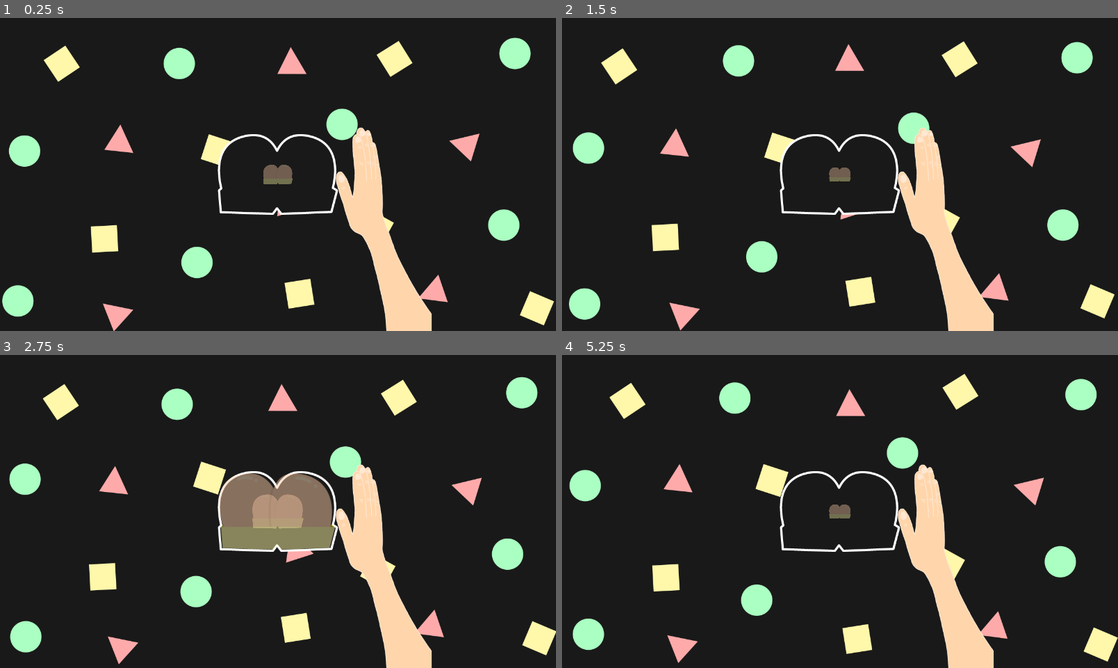
Above: before the commit, frames 1-4 (two rows, left to right).
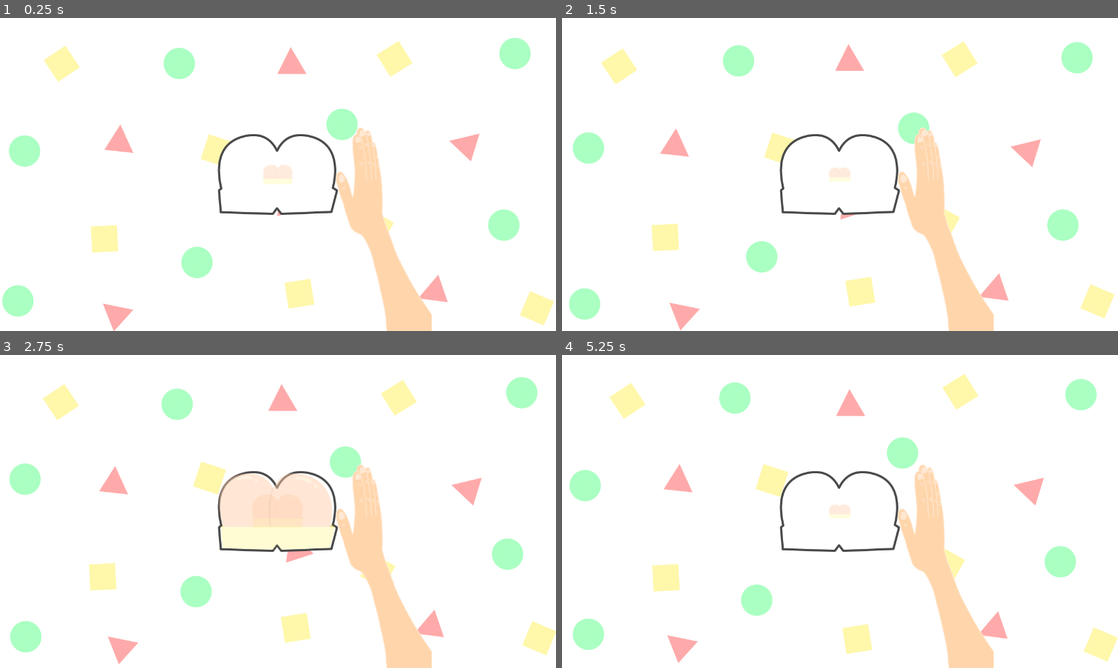
Above: after the commit, the same moments.

Repository: MikeTeok/test_butt_name
Game: Godot game, scene res://scenes/Game.tscn
The game is run twice, just before and just after one commit, with the same random seed, the same clock (stepped at 60 frames per second) and the same inputs.
Inputs (mouse positions are in pixels of both pictures, inside the frame that each line leads up to):
- Up to frame 1 (0.25 s): no input
- Up to frame 2 (1.5 s): move the mouse to (962, 158) at 0.52 s; tap Space (ui_select) at 0.77 s; click (778, 218) at 1.25 s
- Up to frame 3 (2.75 s): move the mouse to (166, 527) at 2.02 s; tap Space (ui_select) at 2.27 s
- Up to frame 4 (5.25 s): move the mouse to (895, 442) at 2.77 s; move the mouse to (812, 574) at 3.52 s; tap Space (ui_select) at 3.77 s; click (901, 555) at 4.25 s; click (778, 555) at 5 s

The runs differ from the first frame. In frame 1, 90% of the frame differs, in the area x 0-100%, y 0-100%; in frame 2, 90%; in frame 3, 90%; in frame 4, 90%.

Commit message:
Adding some modularity in theme change
Adding some modularity in theme change

Diff:
--- a/scenes/GameOverUI.tscn
+++ b/scenes/GameOverUI.tscn
@@ -15,22 +15,22 @@
 size = 55
 font_data = ExtResource( 1 )
 
-[sub_resource type="DynamicFontData" id=6]
-font_path = "res://resources/fonts/Sniglet Regular.ttf"
-
-[sub_resource type="DynamicFont" id=2]
-size = 30
-use_filter = true
-font_data = SubResource( 6 )
-
-[sub_resource type="DynamicFontData" id=7]
+[sub_resource type="DynamicFontData" id=2]
 font_path = "res://resources/fonts/Sniglet Regular.ttf"
 
 [sub_resource type="DynamicFont" id=3]
 size = 30
-font_data = SubResource( 7 )
+use_filter = true
+font_data = SubResource( 2 )
 
-[sub_resource type="SpriteFrames" id=4]
+[sub_resource type="DynamicFontData" id=4]
+font_path = "res://resources/fonts/Sniglet Regular.ttf"
+
+[sub_resource type="DynamicFont" id=5]
+size = 30
+font_data = SubResource( 4 )
+
+[sub_resource type="SpriteFrames" id=6]
 animations = [ {
 "frames": [ ExtResource( 4 ), ExtResource( 5 ), ExtResource( 6 ) ],
 "loop": true,
@@ -54,7 +54,8 @@
 "_edit_use_anchors_": false
 }
 
-[node name="TextureRect" type="TextureRect" parent="."]
+[node name="Board" type="TextureRect" parent="."]
+modulate = Color( 0.882353, 0.901961, 0.92549, 1 )
 anchor_left = 0.5
 anchor_top = 0.5
 anchor_right = 0.5
@@ -77,9 +78,9 @@
 
 [node name="VBoxContainer" type="VBoxContainer" parent="CenterContainer"]
 margin_left = 379.0
-margin_top = 201.0
+margin_top = 210.0
 margin_right = 900.0
-margin_bottom = 519.0
+margin_bottom = 510.0
 custom_constants/separation = 44
 
 [node name="GameOverLabel" type="Label" parent="CenterContainer/VBoxContainer"]
@@ -93,16 +94,16 @@
 [node name="HBoxContainer2" type="HBoxContainer" parent="CenterContainer/VBoxContainer"]
 margin_top = 100.0
 margin_right = 521.0
-margin_bottom = 183.0
+margin_bottom = 165.0
 __meta__ = {
 "_edit_use_anchors_": false
 }
 
 [node name="ScoreLabel" type="Label" parent="CenterContainer/VBoxContainer/HBoxContainer2"]
 margin_right = 258.0
-margin_bottom = 83.0
+margin_bottom = 65.0
 size_flags_horizontal = 3
-custom_fonts/font = SubResource( 2 )
+custom_fonts/font = SubResource( 3 )
 custom_colors/font_color = Color( 0.745098, 0.780392, 0.843137, 1 )
 text = "SCORE
 N"
@@ -114,18 +115,18 @@
 [node name="HiScoreLabel" type="Label" parent="CenterContainer/VBoxContainer/HBoxContainer2"]
 margin_left = 262.0
 margin_right = 521.0
-margin_bottom = 83.0
+margin_bottom = 65.0
 size_flags_horizontal = 3
-custom_fonts/font = SubResource( 3 )
+custom_fonts/font = SubResource( 5 )
 custom_colors/font_color = Color( 0.745098, 0.780392, 0.843137, 1 )
 text = "BEST
 N"
 align = 1
 
 [node name="HBoxContainer" type="HBoxContainer" parent="CenterContainer/VBoxContainer"]
-margin_top = 227.0
+margin_top = 209.0
 margin_right = 521.0
-margin_bottom = 318.0
+margin_bottom = 300.0
 custom_constants/separation = 45
 __meta__ = {
 "_edit_use_anchors_": false
@@ -162,17 +163,4 @@
 "_edit_use_anchors_": false
 }
 
-[node name="Board" type="ColorRect" parent="."]
-visible = false
-show_behind_parent = true
-margin_left = 240.0
-margin_top = 160.0
-margin_right = 1040.0
-margin_bottom = 560.0
-mouse_filter = 2
-color = Color( 0.882353, 0.901961, 0.92549, 1 )
-__meta__ = {
-"_edit_use_anchors_": false
-}
-
 [connection signal="pressed" from="CenterContainer/VBoxContainer/HBoxContainer/CenterContainer2/RestartButton" to="." method="_on_RestartButton_pressed"]
--- a/scenes/button.tscn
+++ b/scenes/button.tscn
@@ -1,12 +1,22 @@
-[gd_scene load_steps=9 format=2]
+[gd_scene load_steps=12 format=2]
 
-[ext_resource path="res://sprites/buttons/clicked_button.png" type="Texture" id=1]
+[ext_resource path="res://sprites/buttons/button_shadow2.png" type="Texture" id=1]
 [ext_resource path="res://sprites/buttons/button_shadow.png" type="Texture" id=2]
 [ext_resource path="res://sprites/buttons/hover_home.png" type="Texture" id=3]
 [ext_resource path="res://sprites/buttons/normal_button.png" type="Texture" id=4]
 [ext_resource path="res://sprites/buttons/clicked_home.png" type="Texture" id=5]
 [ext_resource path="res://sprites/buttons/normal_home.png" type="Texture" id=6]
 [ext_resource path="res://scripts/button.gd" type="Script" id=7]
+[ext_resource path="res://sprites/buttons/button_shadow2_dark.png" type="Texture" id=8]
+[ext_resource path="res://sprites/buttons/button_shadow_dark.png" type="Texture" id=9]
+
+[sub_resource type="SpriteFrames" id=2]
+animations = [ {
+"frames": [ ExtResource( 2 ), ExtResource( 1 ), ExtResource( 9 ), ExtResource( 8 ) ],
+"loop": true,
+"name": "default",
+"speed": 5.0
+} ]
 
 [sub_resource type="SpriteFrames" id=1]
 animations = [ {
@@ -17,10 +27,11 @@
 } ]
 
 [node name="button" type="TextureButton"]
+self_modulate = Color( 0.882353, 0.901961, 0.92549, 1 )
 margin_right = 238.0
 margin_bottom = 91.0
 texture_normal = ExtResource( 4 )
-texture_pressed = ExtResource( 1 )
+texture_pressed = ExtResource( 4 )
 texture_hover = ExtResource( 4 )
 stretch_mode = 5
 script = ExtResource( 7 )
@@ -28,10 +39,9 @@
 "_edit_use_anchors_": false
 }
 
-[node name="shadow" type="Sprite" parent="."]
+[node name="shadow" type="AnimatedSprite" parent="."]
 show_behind_parent = true
-z_as_relative = false
-texture = ExtResource( 2 )
+frames = SubResource( 2 )
 offset = Vector2( 119, 45.5 )
 
 [node name="AnimatedSprite" type="AnimatedSprite" parent="."]
@@ -40,5 +50,7 @@
 
 [connection signal="button_down" from="." to="." method="_on_button_button_down"]
 [connection signal="button_up" from="." to="." method="_on_button_button_up"]
+[connection signal="focus_entered" from="." to="." method="_on_button_mouse_entered"]
+[connection signal="focus_exited" from="." to="." method="_on_button_mouse_exited"]
 [connection signal="mouse_entered" from="." to="." method="_on_button_mouse_entered"]
 [connection signal="mouse_exited" from="." to="." method="_on_button_mouse_exited"]
--- a/scripts/Background.gd
+++ b/scripts/Background.gd
@@ -11,4 +11,4 @@
 	if theme_mode == "Light mode":
 		$Sprite.modulate = Color("ffffff")
 	elif theme_mode == "Dark mode":
-		$Sprite.modulate = Color("1A1A1A")
+		$Sprite.modulate = Color("2A2A2A")
--- a/scripts/Game.gd
+++ b/scripts/Game.gd
@@ -21,7 +21,7 @@
 		delete_butt_note()
 
 func init():
-	set_theme("Dark mode")
+	set_theme("Light mode")
 	$Timer.wait_time = INTERVAL / animation_speed
 
 func play():
@@ -81,3 +81,4 @@
 	theme_mode = new_mode
 	$Background.theme_mode = new_mode
 	$"butt outline".theme_mode = new_mode
+	gameOverUI.theme_mode = new_mode
--- a/scripts/GameOverUI.gd
+++ b/scripts/GameOverUI.gd
@@ -2,10 +2,14 @@
 
 onready var scoreLabel = $"CenterContainer/VBoxContainer/HBoxContainer2/ScoreLabel"
 onready var hiScoreLabel = $"CenterContainer/VBoxContainer/HBoxContainer2/HiScoreLabel"
+onready var restart_button = $CenterContainer/VBoxContainer/HBoxContainer/CenterContainer2/RestartButton
+onready var home_button = $CenterContainer/VBoxContainer/HBoxContainer/CenterContainer/HomeButton
+onready var board = $Board
 signal restartRequest
+onready var theme_mode = "Light mode" setget set_theme
 
 func _ready():
-	pass # Replace with function body.
+	set_theme(theme_mode)
 
 func update_scoreboard(score):
 	scoreLabel.set_text("SCORE\n" + String(score))
@@ -13,3 +17,12 @@
 
 func _on_RestartButton_pressed():
 	emit_signal("restartRequest")
+
+func set_theme(new_theme):
+	theme_mode = new_theme
+	restart_button.theme_mode = new_theme
+	home_button.theme_mode = new_theme
+	if new_theme == "Dark mode":
+		board.modulate = Color("2A2A2A")
+	else:
+		board.modulate = Color("e1e6ec")
--- a/scripts/butt outline.gd
+++ b/scripts/butt outline.gd
@@ -4,14 +4,14 @@
 
 # Called when the node enters the scene tree for the first time.
 func _ready():
-	$Sprite.modulate = Color("1A1A1A")
+	$Sprite.modulate = Color("4A4A4A")
 	$Background.modulate = Color("ffffff")
 
 func set_theme(new_mode):
 	theme_mode = new_mode
 	if theme_mode == "Light mode":
-		$Sprite.modulate = Color("1A1A1A")
+		$Sprite.modulate = Color("4A4A4A")
 		$Background.modulate = Color("ffffff")
 	elif theme_mode == "Dark mode":
 		$Sprite.modulate = Color("ffffff")
-		$Background.modulate = Color("1A1A1A")
+		$Background.modulate = Color("2A2A2A")
--- a/scripts/button.gd
+++ b/scripts/button.gd
@@ -3,25 +3,41 @@
 onready var icon = $AnimatedSprite
 onready var shadow = $shadow
 export (SpriteFrames)var icon_picture
+onready var theme_mode = "Light mode" setget set_theme
+const shadow_selector = {"Light mode": [0, 1], "Dark mode": [2, 3]}
 
 # Called when the node enters the scene tree for the first time.
 func _ready():
 	icon.frames = icon_picture
 	icon.frame = 0
-	shadow.visible = true
+	shadow.frame = shadow_selector[theme_mode][0]
+	shadow.show_behind_parent = true
 
 func _on_button_mouse_entered():
 	icon.frame = 1
-	shadow.visible = true
+	shadow.frame = shadow_selector[theme_mode][0]
+	shadow.show_behind_parent = true
 
 func _on_button_button_up():
 	icon.frame = 1
-	shadow.visible = true
+	shadow.frame = shadow_selector[theme_mode][0]
+	shadow.show_behind_parent = true
 
 func _on_button_button_down():
 	icon.frame = 2
-	shadow.visible = false
+	shadow.frame = shadow_selector[theme_mode][1]
+	shadow.show_behind_parent = false
 
 func _on_button_mouse_exited():
 	icon.frame = 0
-	shadow.visible = true
+	shadow.frame = shadow_selector[theme_mode][0]
+	shadow.show_behind_parent = true
+
+func set_theme(new_theme):
+	theme_mode = new_theme
+	shadow.frame = shadow_selector[theme_mode][0]
+	shadow.show_behind_parent = true
+	if new_theme == "Dark mode":
+		self.self_modulate = Color("2A2A2A")
+	else:
+		self.self_modulate = Color("e1e6ec")
Not shown: 3 places in scenes/GameOverUI.tscn that only renumber resources
Binary file changed: sprites/board.png
Binary file added: sprites/buttons/button_shadow2.png
Not shown, added: sprites/buttons/button_shadow2.png.import
Binary file added: sprites/buttons/button_shadow2_dark.png
Not shown, added: sprites/buttons/button_shadow2_dark.png.import
Binary file added: sprites/buttons/button_shadow_dark.png
Not shown, added: sprites/buttons/button_shadow_dark.png.import
Binary file changed: sprites/buttons/normal_button.png
